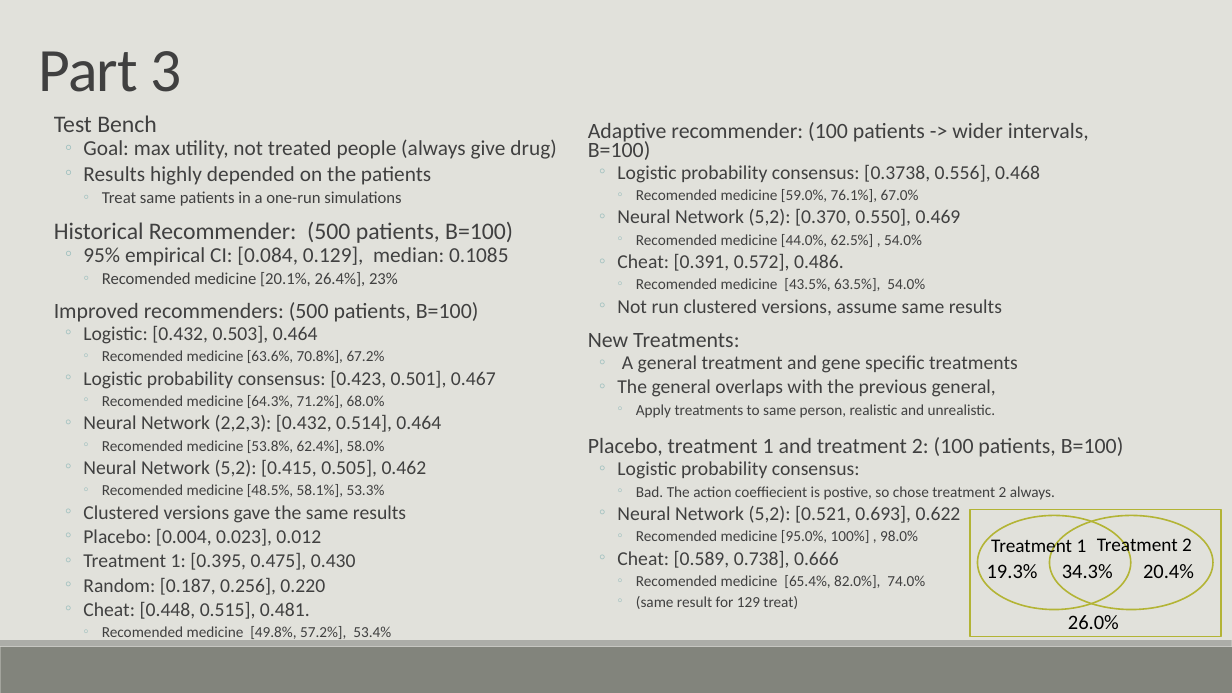
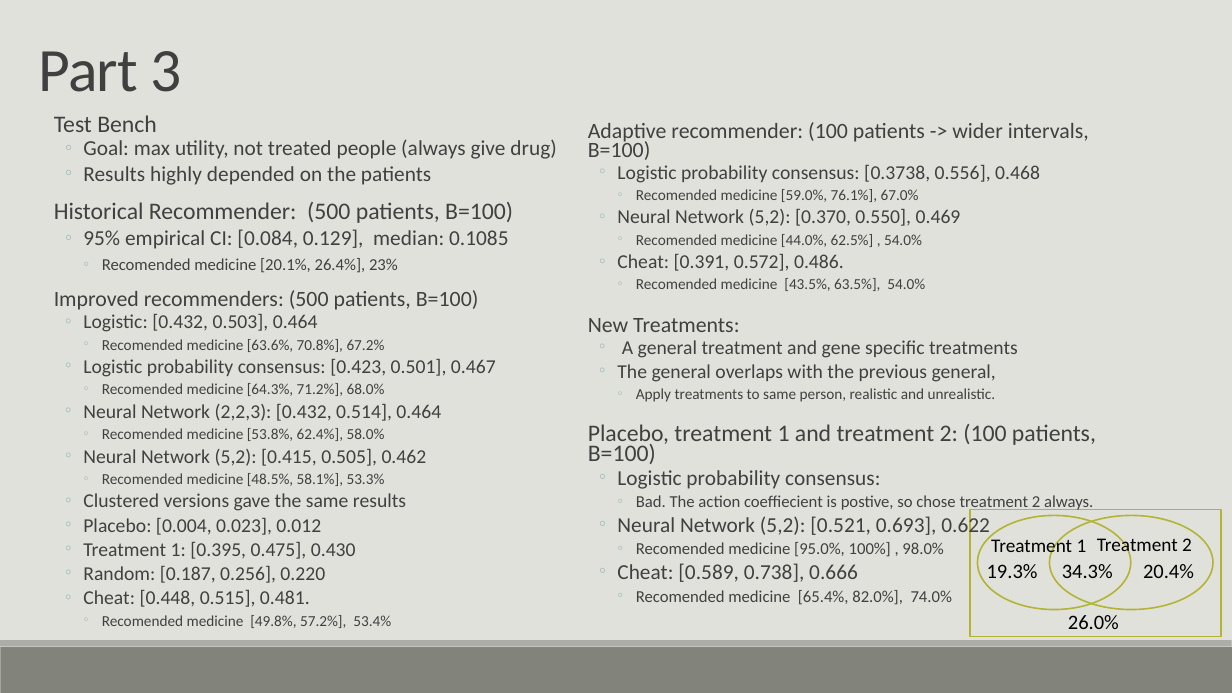
Before and after one commit to lholsen96/ml-society-science, a slide deck: slide 4 of src/project2/Part3/Medical project.pptx. Drawn at 1232x693 pixels with LibreOffice and Linux fonts; fonts in the diff are those of the drawing. Boxes give left, top, right and bottom in pixels: in the first picture for what was removed or moved away, otherwise in the second. Text is boxed around its words. In the diff, an @@ line names an element or a change of style, - is before the commit and + after.

```diff
--- a/src/project2/Part3/Medical project.pptx
+++ b/src/project2/Part3/Medical project.pptx
@@ text "Historical Recommender: (500 patients, B=100)": place and size @@
-text "Historical Recommender: (500 patients, B=100)" at (54, 222, 513, 287)
+text "Historical Recommender: (500 patients, B=100)" at (54, 202, 513, 273)
@@ text "Historical Recommender: (500 patients, B=100)" at (54, 202, 513, 273): line spacing 0.7 to 0.8 @@
@@ text at (102, 191, 401, 206): paragraph removed @@
-    ◦ Treat same patients in a one-run simulations
@@ text "Improved recommenders: (500 patients, B=100)": place and size @@
-text "Improved recommenders: (500 patients, B=100)" at (54, 302, 496, 642)
+text "Improved recommenders: (500 patients, B=100)" at (54, 290, 496, 628)
@@ text at (617, 299, 1002, 315): paragraph removed @@
-  ◦ Not run clustered versions, assume same results
@@ text "New Treatments:": place and size @@
-text "New Treatments:" at (588, 333, 1018, 418)
+text "New Treatments:" at (588, 318, 1018, 402)
@@ text "Placebo, treatment 1 and treatment ...": place and size @@
-text "Placebo, treatment 1 and treatment ..." at (588, 437, 1124, 609)
+text "Placebo, treatment 1 and treatment ..." at (588, 424, 1096, 605)
@@ text "Placebo, treatment 1 and treatment ..." at (588, 424, 1096, 605): size 17 to 18.5 pt in "Placebo, treatment 1 and treatment 2: (100 ..."; size 15.3 to 16.6 pt in "Logistic probability consensus:", "Neural Network (5,2): [0.521, 0.693], 0.622", "Cheat: [0.589, 0.738], 0.666"; size 11.9 to 12.9 pt in "Bad. The action coeffiecient is postive, so ...", "Recomended medicine [95.0%, 100%] , 98.0%", "Recomended medicine [65.4%, 82.0%], 74.0%" @@
@@ text at (636, 596, 798, 609): paragraph removed @@
-    ◦ (same result for 129 treat)
```
Also in this commit, not shown: 1 other slide changed, 1 slide added.
